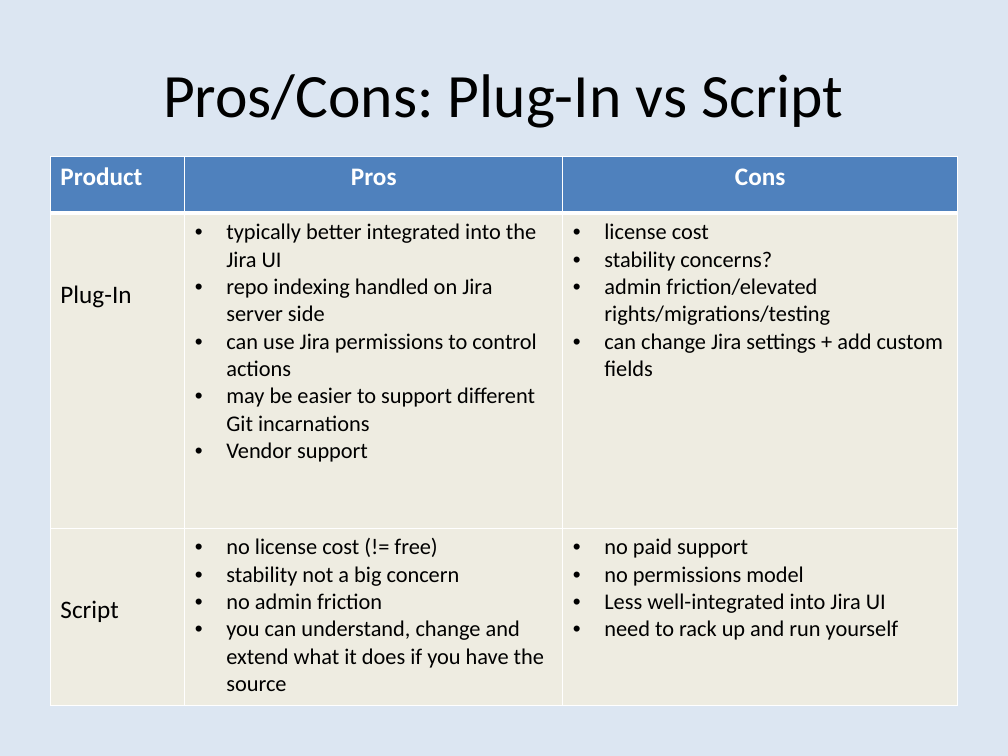
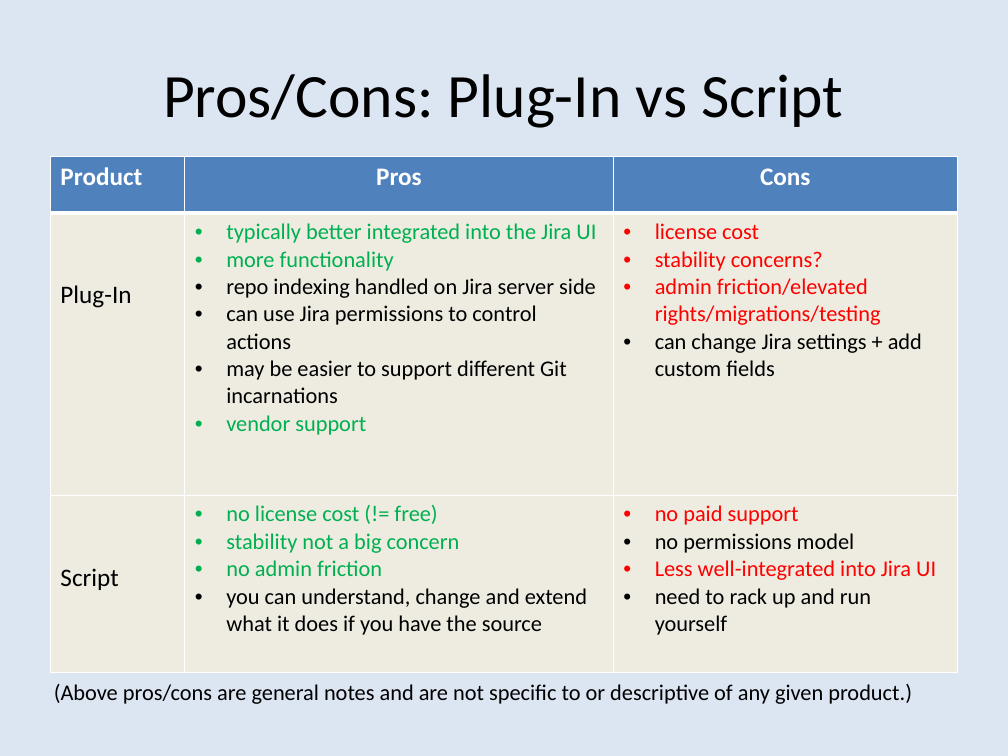
Before and after one commit to bobk/jirapresentations, a slide deck: slide 5 of Git Integration Options for Jira.pptx. Drawn at 1008x756 pixels with LibreOffice and Linux fonts; fonts in the diff are those of the drawing. Boxes give left, top, right and bottom in pixels: in the first picture for what was removed or moved away, otherwise in the second. Text is boxed around its words. In the diff, an @@ line names an element or a change of style, - is before the commit and + after.

```diff
--- a/Git Integration Options for Jira.pptx
+++ b/Git Integration Options for Jira.pptx
@@ table at [50, 156, 958, 672] @@
-row 2, column 2: typically better integrated into the Jira UI / repo indexing handled on Jira server side / can use Jira permissions to control actions / may be easier to support different Git incarnations / Vendor support
+row 2, column 2: typically better integrated into the Jira UI / more functionality / repo indexing handled on Jira server side / can use Jira permissions to control actions / may be easier to support different Git incarnations / vendor support
@@ text colour #000000 to #FF0000 in "license cost", "stability concerns?", "admin friction/elevated rights/migrations/testing", "no paid support" and 1 more places @@
@@ text colour #000000 to #00B050 in "no license cost (!= free)", "stability not a big concern", "no admin friction" @@
@@ text added at [54, 684, 912, 704], 16 pt, text #000000 @@
+(Above pros/cons are general notes and are not specific to or descriptive of any given product.)
```
Also in this commit, not shown: 5 other slides changed, 2 slides added.
